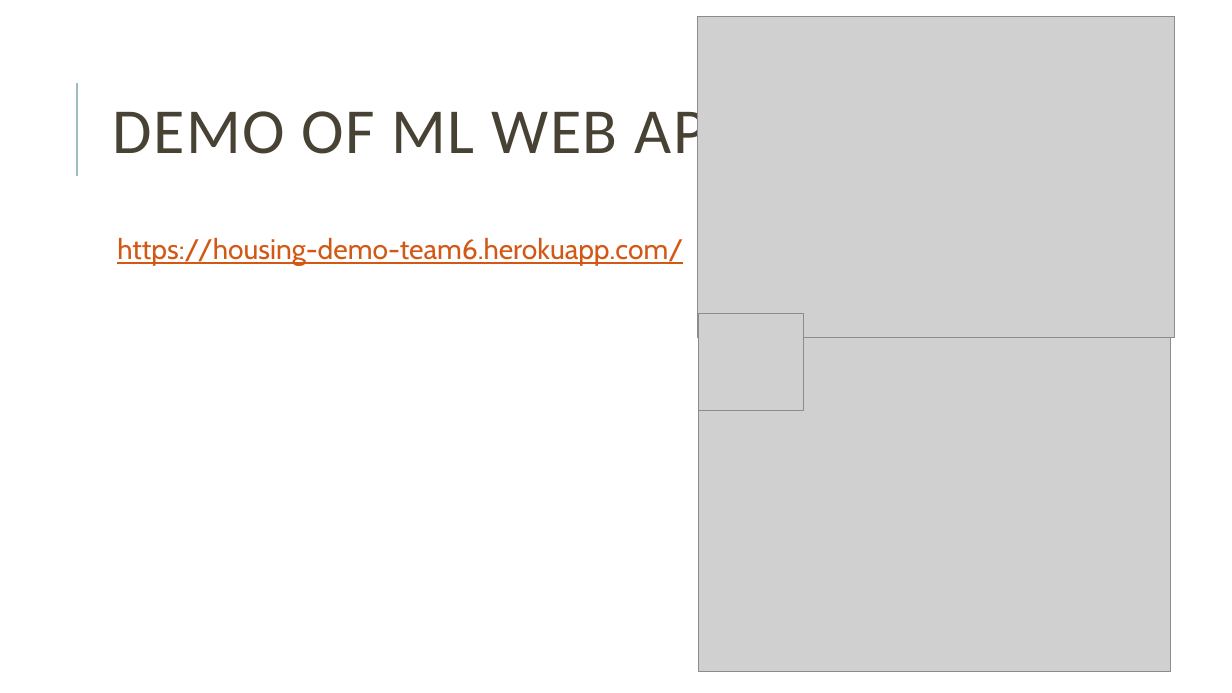
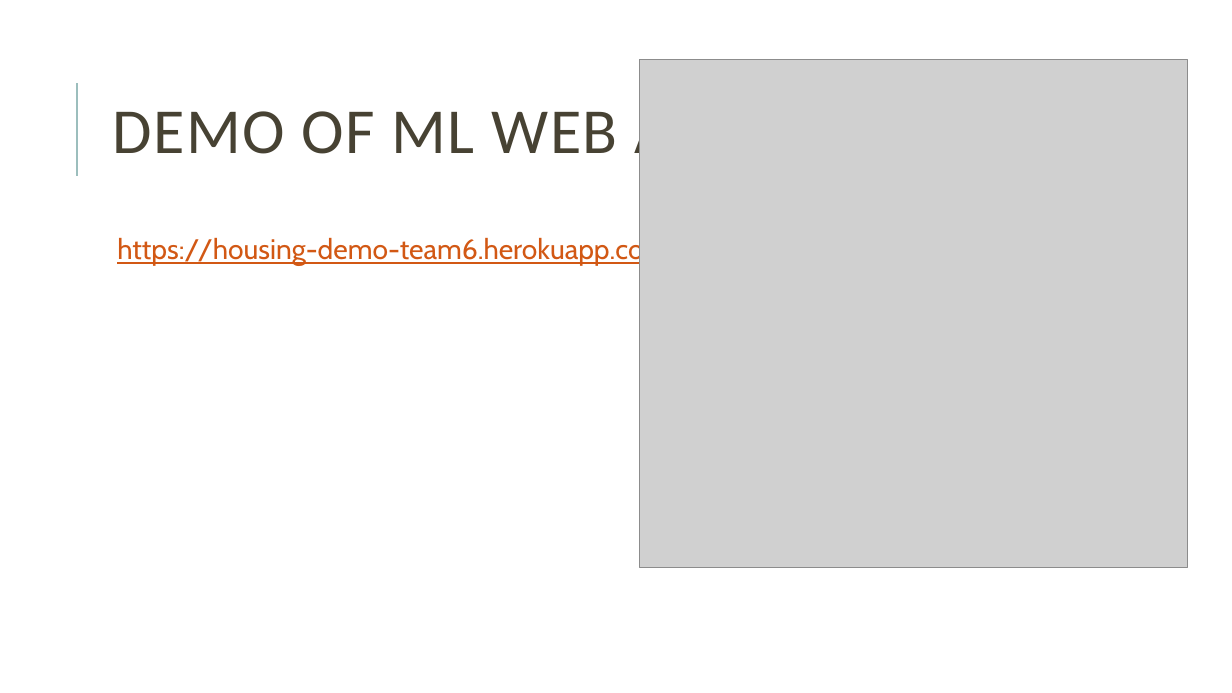
Before and after one commit to bmarotical/capstoneTeam6, a slide deck: slide 7 of Team6_FinalPresentationSlides.pptx (slide 6 before the commit). Drawn at 1232x693 pixels with LibreOffice and Linux fonts; fonts in the diff are those of the drawing; grey boxes stand for pictures. Boxes give left, top, right and bottom in pixels: in the first picture for what was removed or moved away, otherwise in the second. Text is boxed around its words. In the diff, an @@ line names an element or a change of style, - is before the commit and + after.

```diff
--- a/Team6_FinalPresentationSlides.pptx
+++ b/Team6_FinalPresentationSlides.pptx
@@ picture removed at (698, 16, 1176, 337) @@
@@ picture added at (640, 59, 1187, 568) @@
@@ picture removed at (699, 313, 804, 410) @@
@@ picture removed at (699, 337, 1171, 672) @@
```
Also in this commit, not shown: 6 other slides changed, 2 slides added, 1 other file.
